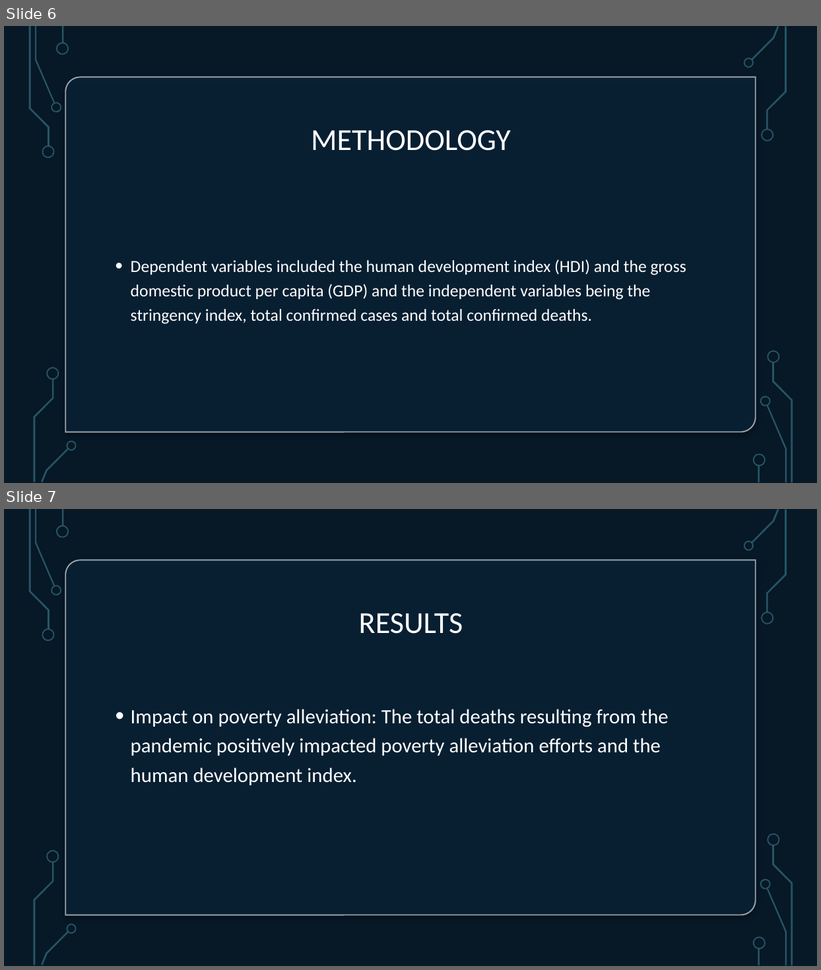
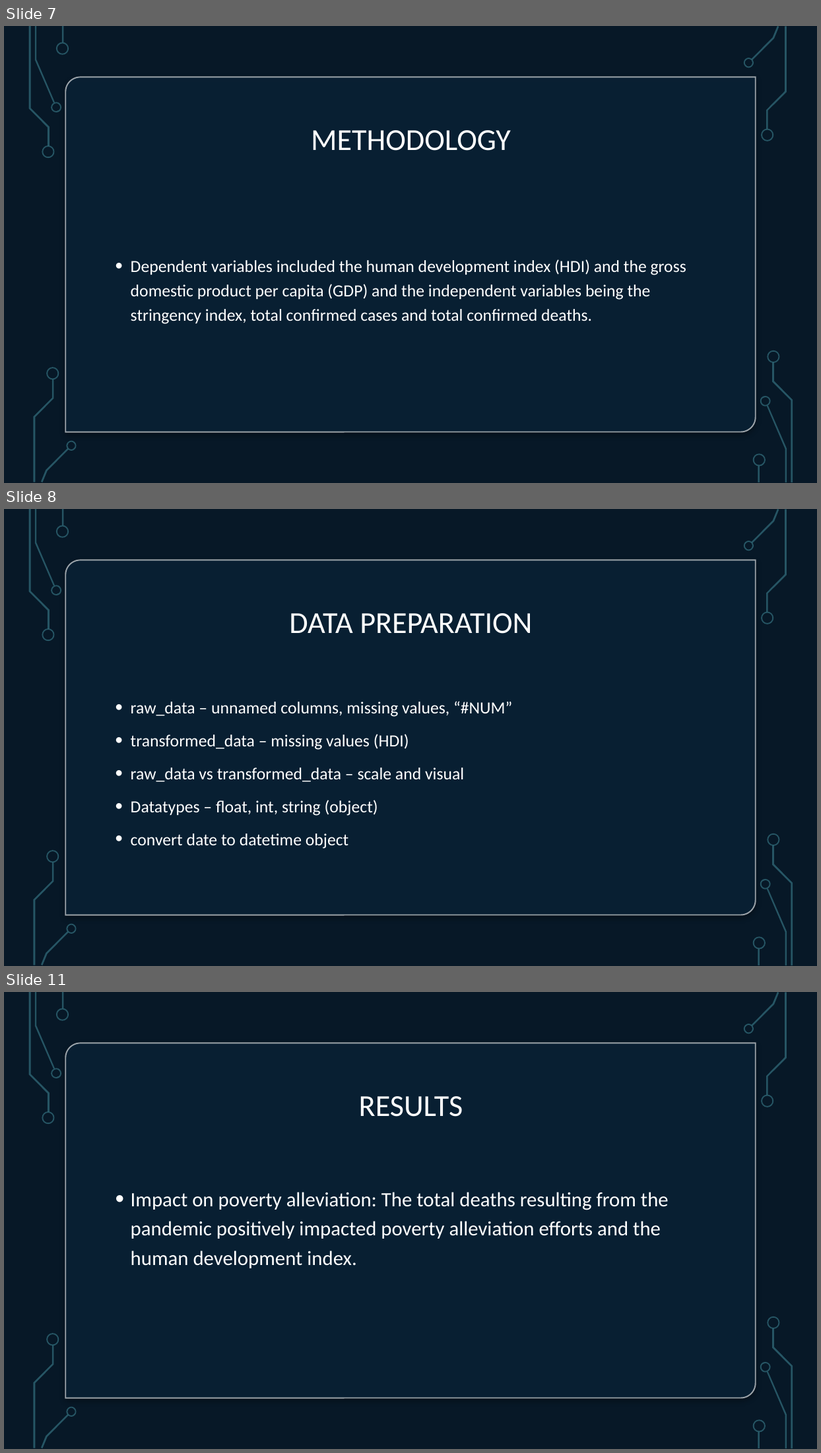
Before and after one commit to HamoyeHQ/Covid19-impact, a slide deck: Hamoye- Impact of COVID.pptx. Shown one above the other, each under a label of ours: slides 6 and 7 before the commit, slides 7, 8 and 11 after it; the slides between them are not shown. The pictures are 821x970 and 821x1453 pixels, drawn with LibreOffice and Linux fonts; fonts in the diff are those of the drawing; background and template pictures are left out. Boxes give left, top, right and bottom in pixels: in the first picture for what was removed or moved away, otherwise in the second. Text is boxed around its words. In the diff, an @@ line names an element or a change of style, - is before the commit and + after.

```diff
--- a/Hamoye- Impact of COVID.pptx
+++ b/Hamoye- Impact of COVID.pptx
@@ slide 8 added at (4,509,817,966), background picture (left out); not listed: 17 template elements that a slide beside it also shows @@
@@ rectangle added at (4,509,817,966), fill #000000 @@
@@ rectangle added at (4,509,817,966), fill #092338 at 70% opacity @@
@@ group added at (29,509,69,642): 5 freeform shapes, 1 rectangle @@
@@ group added at (743,509,787,625): 4 freeform shapes @@
@@ round diag rect added at (65,560,756,916), fill #092338 at 80% opacity, outline #FFFFFF 1.5 pt @@
@@ title added at (289,613,532,634), 36 pt, text #FFFFFF @@
+DATA PREPARATION
@@ text added at (131,701,512,849), 20 pt, text #FFFFFF @@
+• raw_data – unnamed columns, missing values, “#NUM”
+• transformed_data – missing values (HDI)
+• raw_data vs transformed_data – scale and visual
+• Datatypes – float, int, string (object)
+• convert date to datetime object
@@ group added at (33,851,77,966): 4 freeform shapes @@
@@ group added at (753,834,793,966): 5 freeform shapes, 1 rectangle @@
@@ what was slide 6 is now slide 7 @@
@@ what was slide 7 is now slide 11 @@
```
Also in this commit, not shown: 1 slide changed, 5 other slides added.
